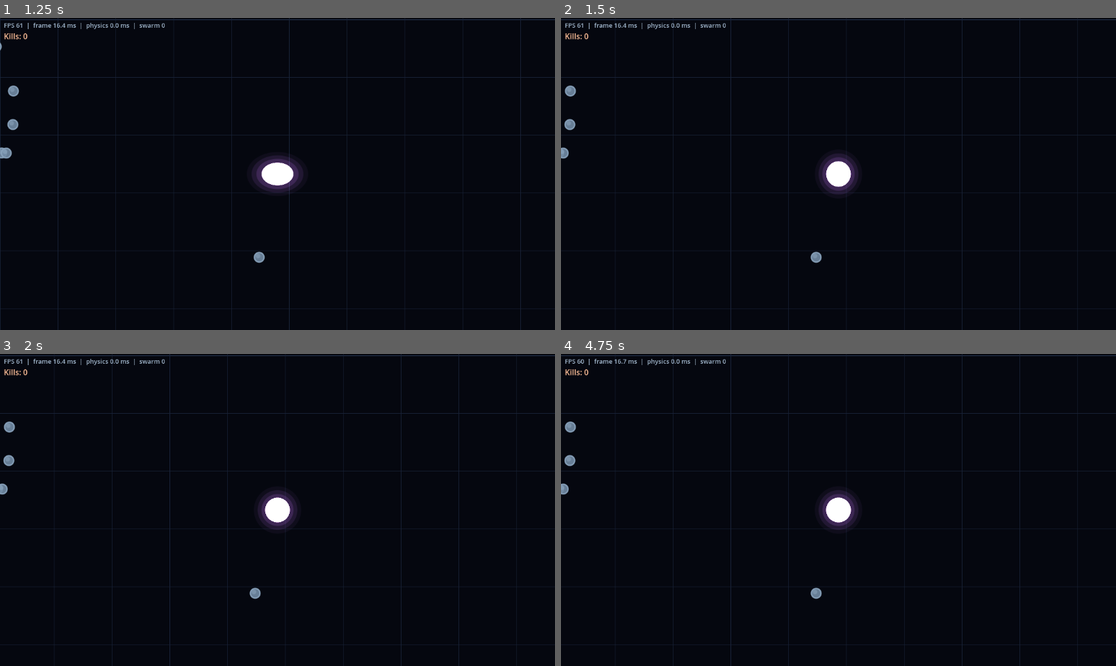
Above: before the commit, frames 1-4 (two rows, left to right).
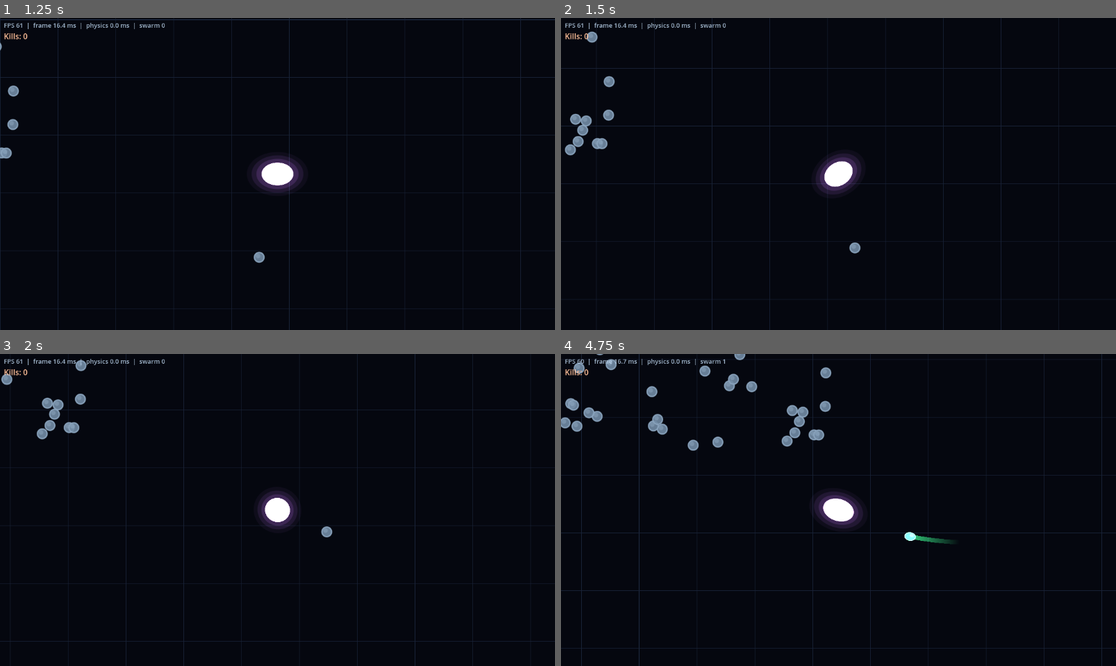
Above: after the commit, the same moments.

Repository: jadjoker/tdf
Game: Godot game, scene res://main.tscn
Two runs of this game, one before a commit and one after it. Both use one fixed random seed, a clock stepped at 60 frames per second and the inputs below.
Inputs (mouse positions are in pixels of both pictures, inside the frame that each line leads up to):
- Up to frame 1 (1.25 s): move the mouse to (399, 158) at 0.52 s; hold D (move_right) from 0.53 s (still down); click (399, 158) at 0.67 s
- Up to frame 2 (1.5 s): release D (move_right) at 1.25 s; drag from (727, 189) to (816, 258) at 1.27 s
- Up to frame 3 (2 s): no input
- Up to frame 4 (4.75 s): move the mouse to (894, 441) at 2.02 s; hold D (move_right) 2.03-2.75 s; click (894, 441) at 2.17 s; drag from (810, 572) to (672, 463) at 2.77 s; move the mouse to (1005, 556) at 3.52 s; hold A (move_left) 3.53-4.25 s; click (1005, 556) at 3.67 s; drag from (672, 463) to (572, 425) at 4.27 s

Frame 1 is identical in both runs. In frame 2, 3.4% of the frame differs, in the area x 0-100%, y 0-100%; in frame 3, 3.2%; in frame 4, 4.9%.

Commit message:
Input: arrow keys + pointer/touch steering
- Arrow keys added to the input map alongside WASD
- Hold LMB (or touch, emulated as mouse) to drive toward the pointer,
  with eased approach for fine parking - remote/mobile friendly

Co-Authored-By: Claude Fable 5 <noreply@anthropic.com>

Diff:
--- a/project.godot
+++ b/project.godot
@@ -25,20 +25,24 @@
 move_up={
 "deadzone": 0.2,
 "events": [Object(InputEventKey,"resource_local_to_scene":false,"resource_name":"","device":-1,"window_id":0,"alt_press …(192 unchanged characters)…
+, Object(InputEventKey,"resource_local_to_scene":false,"resource_name":"","device":-1,"window_id":0,"alt_pressed":false,"shift_pressed":false,"ctrl_pressed":false,"meta_pressed":false,"pressed":false,"keycode":0,"physical_keycode":4194320,"key_label":0,"unicode":0,"location":0,"echo":false,"script":null)
 ]
 }
 move_down={
 "deadzone": 0.2,
 "events": [Object(InputEventKey,"resource_local_to_scene":false,"resource_name":"","device":-1,"window_id":0,"alt_press …(192 unchanged characters)…
+, Object(InputEventKey,"resource_local_to_scene":false,"resource_name":"","device":-1,"window_id":0,"alt_pressed":false,"shift_pressed":false,"ctrl_pressed":false,"meta_pressed":false,"pressed":false,"keycode":0,"physical_keycode":4194322,"key_label":0,"unicode":0,"location":0,"echo":false,"script":null)
 ]
 }
 move_left={
 "deadzone": 0.2,
 "events": [Object(InputEventKey,"resource_local_to_scene":false,"resource_name":"","device":-1,"window_id":0,"alt_press …(191 unchanged characters)…
+, Object(InputEventKey,"resource_local_to_scene":false,"resource_name":"","device":-1,"window_id":0,"alt_pressed":false,"shift_pressed":false,"ctrl_pressed":false,"meta_pressed":false,"pressed":false,"keycode":0,"physical_keycode":4194319,"key_label":0,"unicode":0,"location":0,"echo":false,"script":null)
 ]
 }
 move_right={
 "deadzone": 0.2,
 "events": [Object(InputEventKey,"resource_local_to_scene":false,"resource_name":"","device":-1,"window_id":0,"alt_press …(192 unchanged characters)…
+, Object(InputEventKey,"resource_local_to_scene":false,"resource_name":"","device":-1,"window_id":0,"alt_pressed":false,"shift_pressed":false,"ctrl_pressed":false,"meta_pressed":false,"pressed":false,"keycode":0,"physical_keycode":4194321,"key_label":0,"unicode":0,"location":0,"echo":false,"script":null)
 ]
 }
--- a/scripts/player.gd
+++ b/scripts/player.gd
@@ -79,5 +79,14 @@
 	if input_dir.length() > 1.0:
 		input_dir = input_dir.normalized()
 
+	# Pointer steering: hold left mouse (or touch — emulated as mouse) to drive
+	# toward the cursor. Speed eases in near the pointer for fine control.
+	# Keyboard input always wins if both are active.
+	if input_dir == Vector2.ZERO and Input.is_mouse_button_pressed(MOUSE_BUTTON_LEFT):
+		var to_pointer: Vector2 = get_global_mouse_position() - global_position
+		var dist: float = to_pointer.length()
+		if dist > 12.0:
+			input_dir = (to_pointer / dist) * clampf((dist - 12.0) / 80.0, 0.0, 1.0)
+
 	velocity = input_dir * move_speed
 	move_and_slide()
Not shown, changed: PROJECT_BIBLE.md
